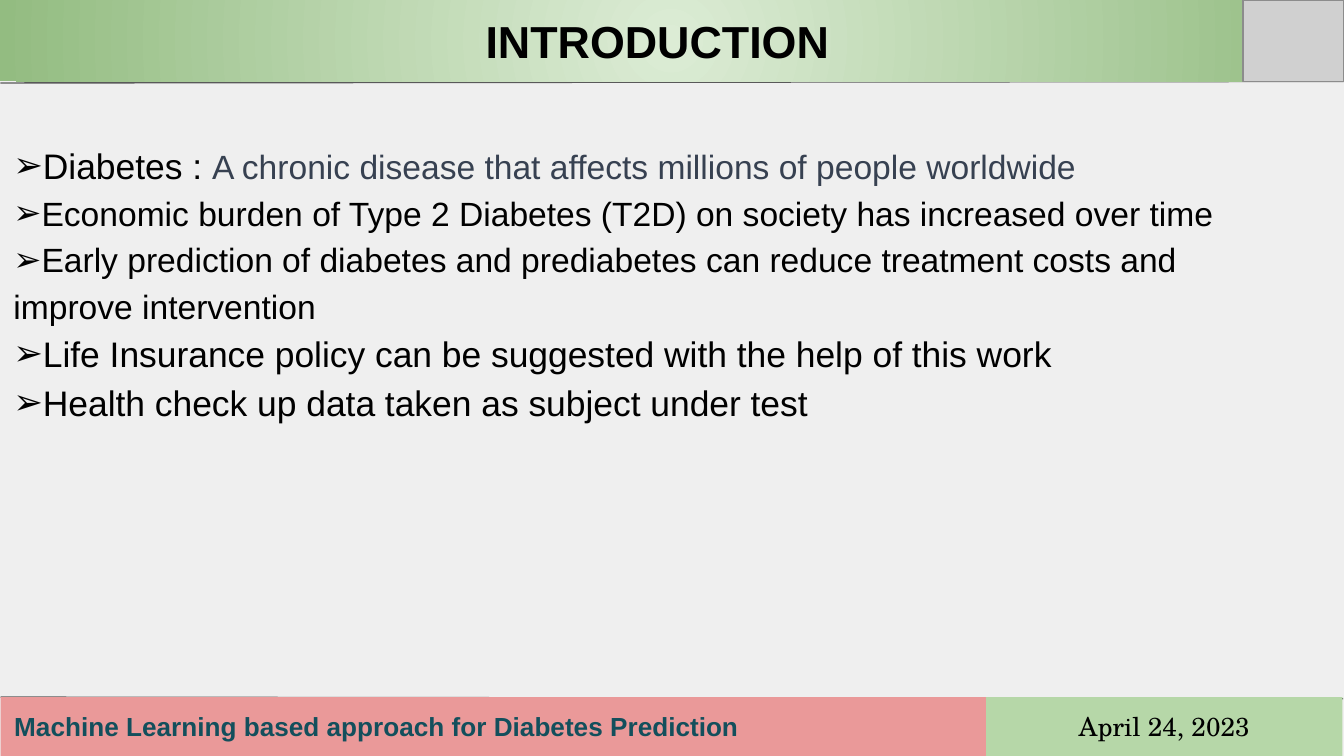
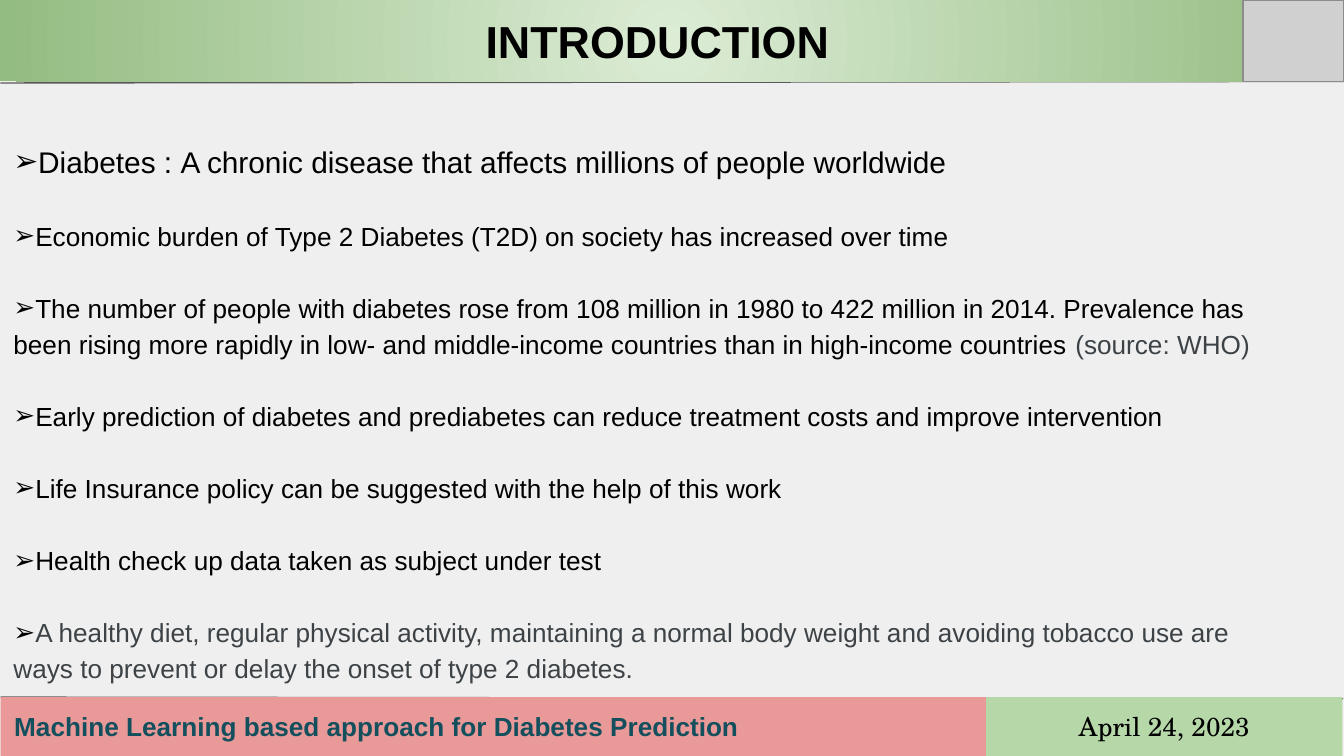
Before and after one commit to Amarjeet2909/Application-of-ML-based-Diabetes-Prediction-model, a slide deck: slide 3 of Progress Presentation_Amarjeet.pptx. Drawn at 1344x756 pixels with LibreOffice and Linux fonts; fonts in the diff are those of the drawing; grey boxes stand for pictures. Boxes give left, top, right and bottom in pixels: in the first picture for what was removed or moved away, otherwise in the second. Text is boxed around its words. In the diff, an @@ line names an element or a change of style, - is before the commit and + after.

```diff
--- a/Progress Presentation_Amarjeet.pptx
+++ b/Progress Presentation_Amarjeet.pptx
@@ text at [35, 151, 1162, 576]: size 19 to 16 pt in "Diabetes :"; size 18 to 16 pt, text colour #374151 to #000000 in "A chronic disease that affects millions of ..."; size 18 to 14 pt in "Economic burden of Type 2 Diabetes (T2D) ...", "Early prediction of diabetes and prediabetes can ..."; size 19 to 14 pt in "Life Insurance policy can be suggested with ...", "Health check up data taken as subject ..." @@
@@ text at [13, 299, 1250, 360]: paragraph added @@
+➢ The number of people with diabetes rose from 108 million in 1980 to 422 million in 2014. Prevalence has been rising more rapidly in low- and middle-income countries than in high-income countries (source: WHO)
@@ text at [13, 623, 1229, 684]: paragraph added @@
+➢ A healthy diet, regular physical activity, maintaining a normal body weight and avoiding tobacco use are ways to prevent or delay the onset of type 2 diabetes.
```
Also in this commit, not shown: 5 other slides changed, 3 slides added, 1 other file.
